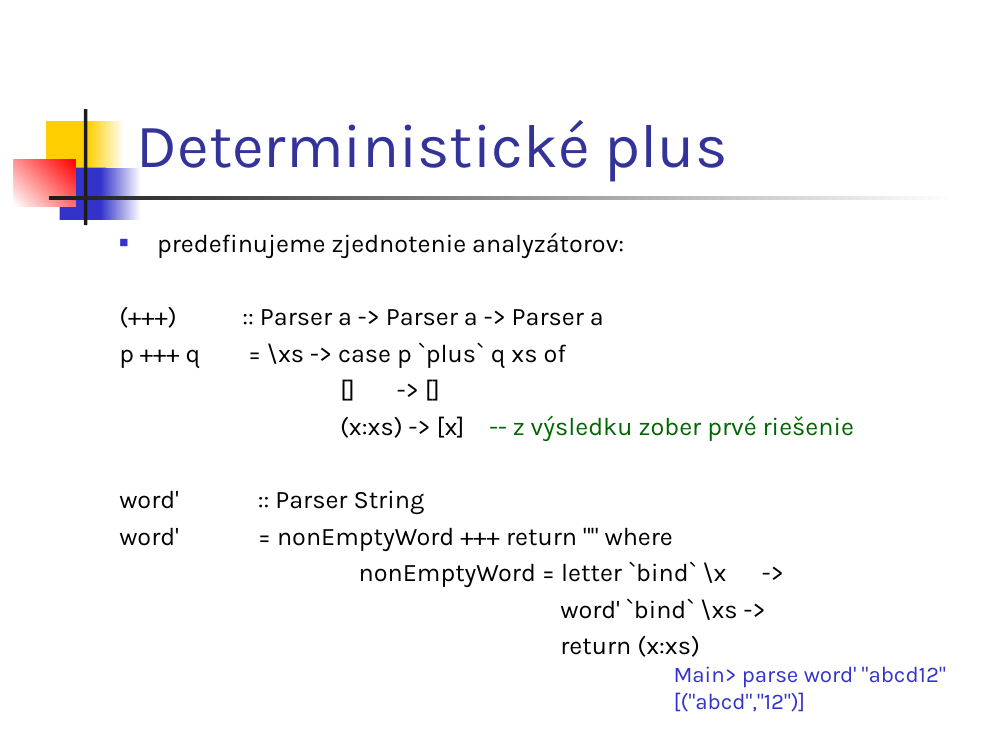
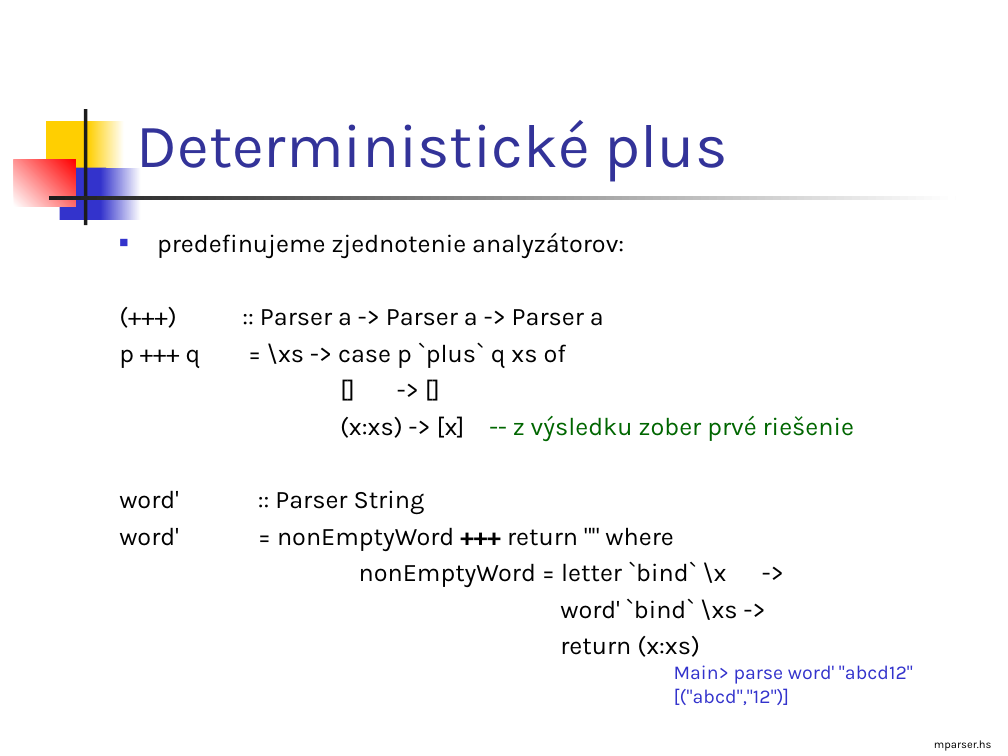
Before and after one commit to Funkcionalne/Prednasky, a slide deck: slide 9 of 10/10_fpro.ppt (slide 7 before the commit). Drawn at 1008x756 pixels with LibreOffice and Linux fonts; fonts in the diff are those of the drawing. Boxes give left, top, right and bottom in pixels: in the first picture for what was removed or moved away, otherwise in the second. Text is boxed around its words. In the diff, an @@ line names an element or a change of style, - is before the commit and + after.

```diff
--- a/10/10_fpro.ppt
+++ b/10/10_fpro.ppt
@@ text at box(277, 527, 673, 551): bold on in "+++" @@
@@ text "Main> parse word' "abcd12"" at box(674, 665, 913, 705): size 16 to 14 pt @@
@@ text added at box(934, 740, 992, 751), 8 pt, text #000000 @@
+mparser.hs
```
Also in this commit, not shown: 23 other slides changed, 2 slides added, 5 other files.
